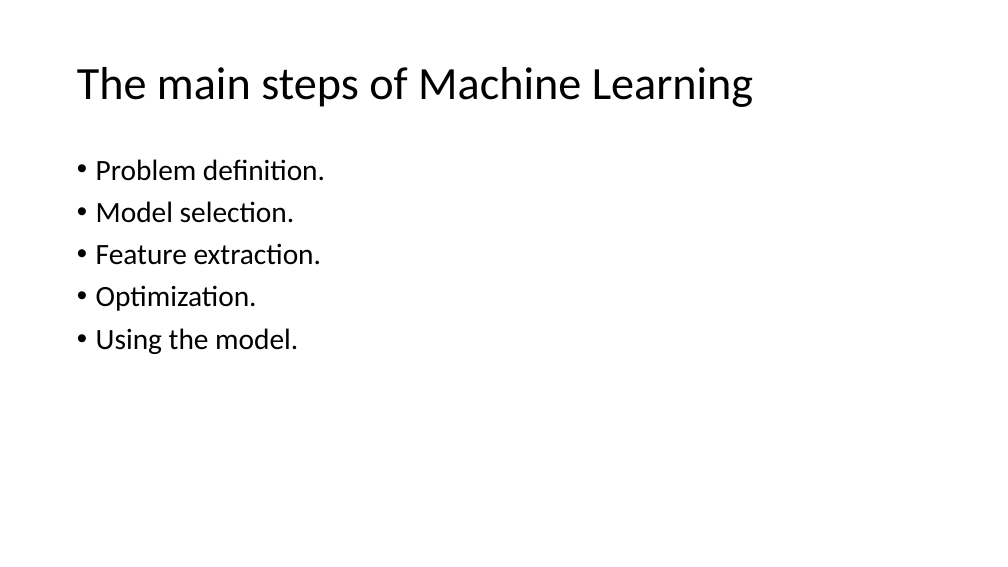
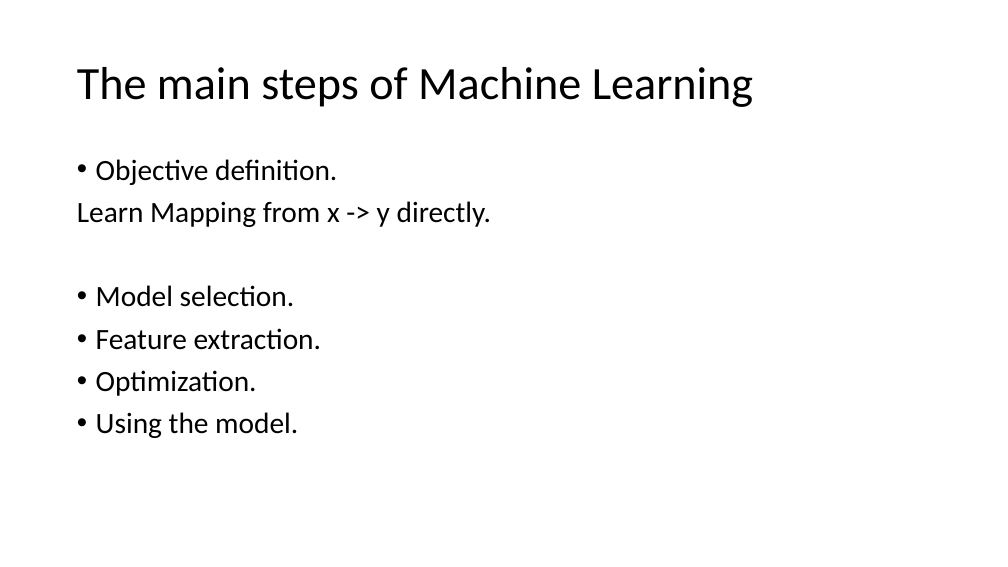
Before and after one commit to moayad-hsn/IndabaX-Sudan-2019, a slide deck: slide 9 of Intro to ML.pptx. Drawn at 1008x567 pixels with LibreOffice and Linux fonts; fonts in the diff are those of the drawing. Boxes give left, top, right and bottom in pixels: in the first picture for what was removed or moved away, otherwise in the second. Text is boxed around its words. In the diff, an @@ line names an element or a change of style, - is before the commit and + after.

```diff
--- a/Intro to ML.pptx
+++ b/Intro to ML.pptx
@@ text at [77, 159, 491, 227]: text changed @@
-• Problem definition.
+• Objective definition.
+Learn Mapping from x -> y directly.
```
Also in this commit, not shown: 5 other slides changed, 3 slides added, 1 slide removed.
